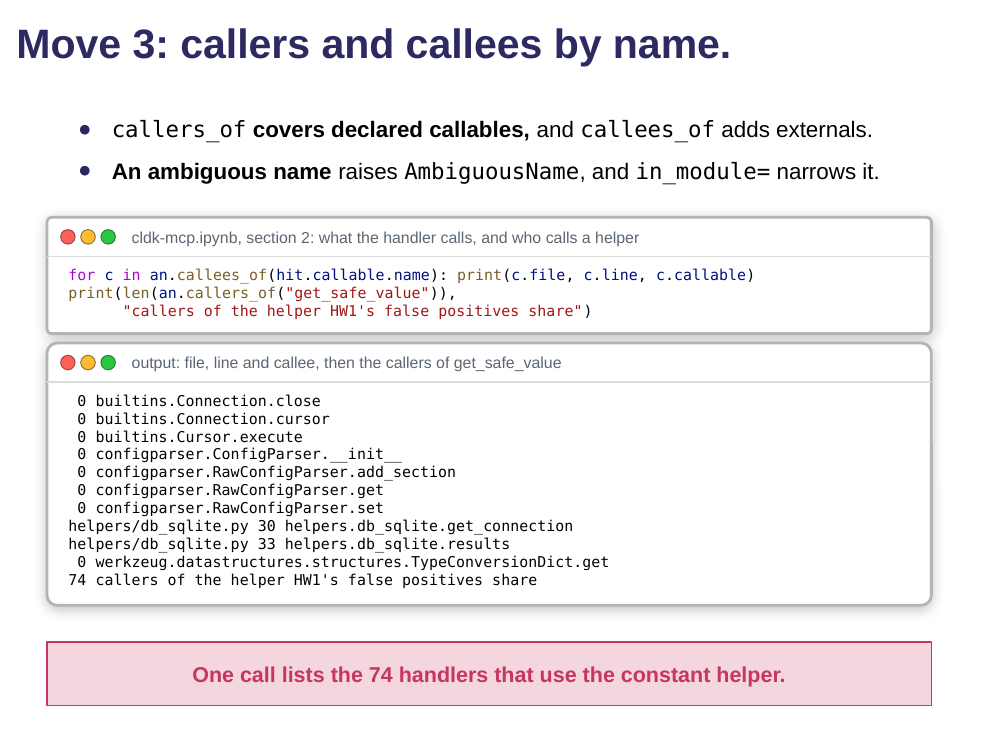
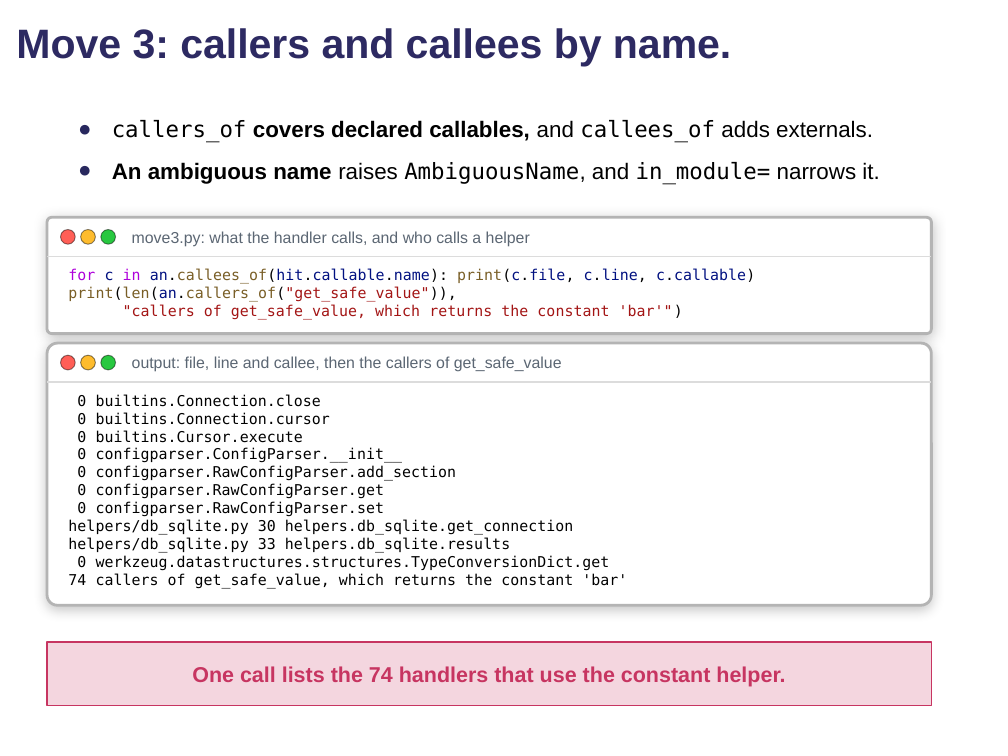
Before and after one commit to comse6998-019/lectures, a slide deck: slide 26 of lecture-6--2026-10-16/lecture6-hw2.pptx. Drawn at 1008x756 pixels with LibreOffice and Linux fonts; fonts in the diff are those of the drawing; background and template pictures are left out. Boxes give left, top, right and bottom in pixels: in the first picture for what was removed or moved away, otherwise in the second. Text is boxed around its words. In the diff, an @@ line names an element or a change of style, - is before the commit and + after.

Commit message:
Lecture 6: HW2 deck fix round 1: dispatcher and server both check a tool call, full client program, move 3 callers label corrected

```diff
--- a/lecture-6--2026-10-16/lecture6-hw2.pptx
+++ b/lecture-6--2026-10-16/lecture6-hw2.pptx
@@ text at bbox=[132, 231, 530, 247]: text changed @@
-cldk-mcp.ipynb, section 2: what the handler calls, and who calls a helper
+move3.py: what the handler calls, and who calls a helper
@@ text at bbox=[123, 304, 683, 320]: text changed @@
-"callers of the helper HW1's false positives share")
+"callers of get_safe_value, which returns the constant 'bar'")
@@ text at bbox=[68, 573, 627, 588]: text changed @@
-74 callers of the helper HW1's false positives share
+74 callers of get_safe_value, which returns the constant 'bar'
```
Also in this commit, not shown: 11 other slides changed, 9 other files.
